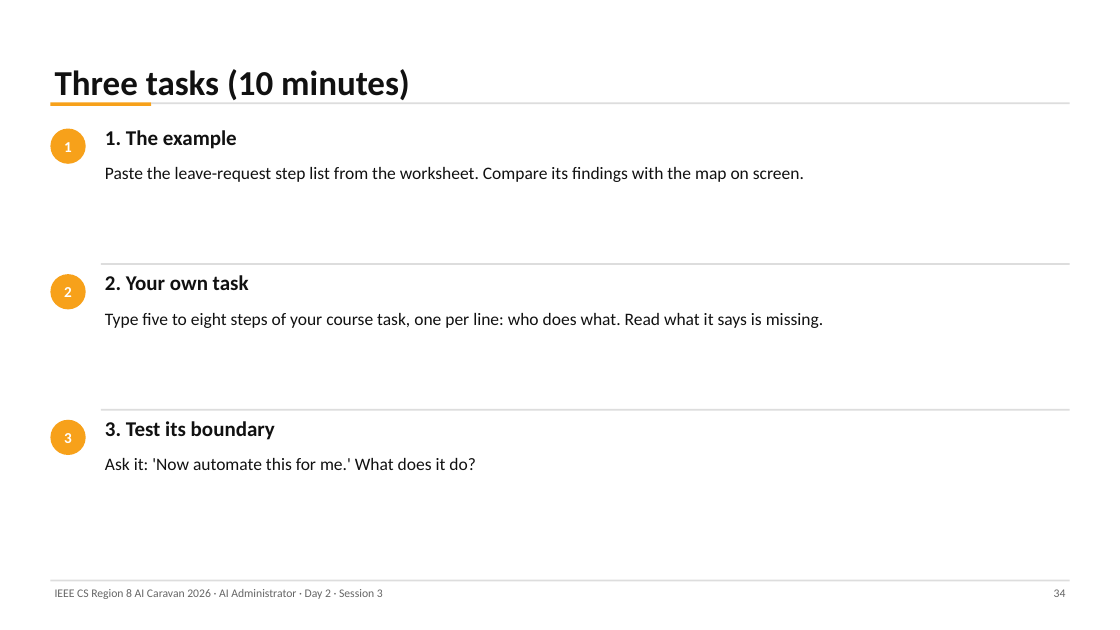
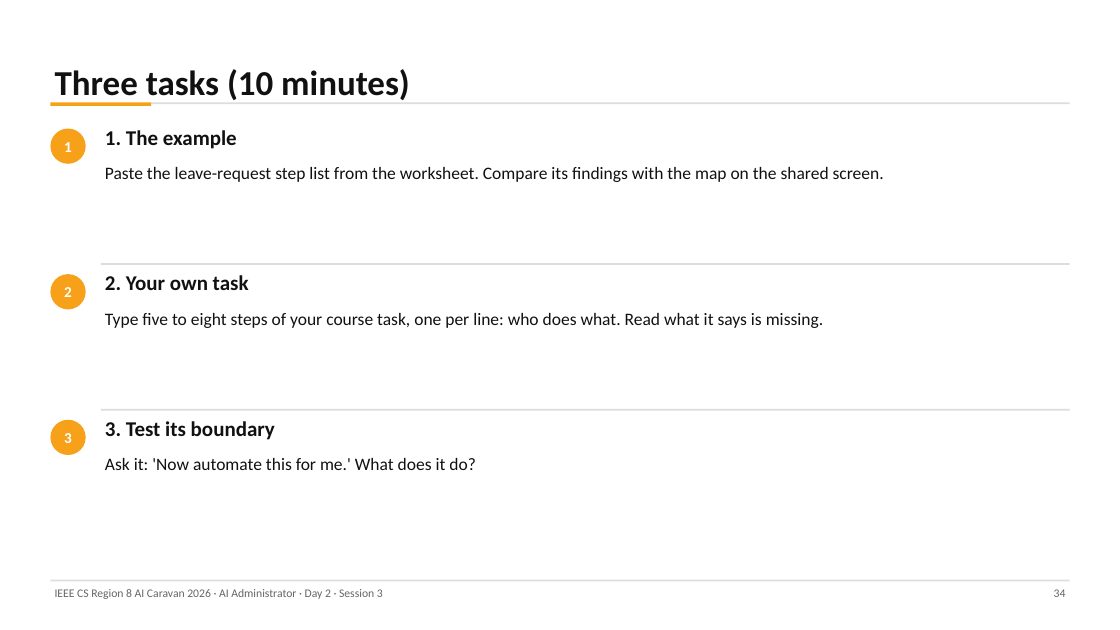
Before and after one commit to abedbanna/snippet-vault, a slide deck: slide 34 of instructor/ai-administrator/out/day2/Day2_S3_Mapping_Current_State.pptx. Drawn at 1120x630 pixels with LibreOffice and Linux fonts; fonts in the diff are those of the drawing. Boxes give left, top, right and bottom in pixels: in the first picture for what was removed or moved away, otherwise in the second. Text is boxed around its words. In the diff, an @@ line names an element or a change of style, - is before the commit and + after.

```diff
--- a/instructor/ai-administrator/out/day2/Day2_S3_Mapping_Current_State.pptx
+++ b/instructor/ai-administrator/out/day2/Day2_S3_Mapping_Current_State.pptx
@@ text at (105, 167, 884, 182): text changed @@
-Paste the leave-request step list from the worksheet. Compare its findings with the map on screen.
+Paste the leave-request step list from the worksheet. Compare its findings with the map on the shared screen.
```
Also in this commit, not shown: 5 other slides changed, 6 other files.
